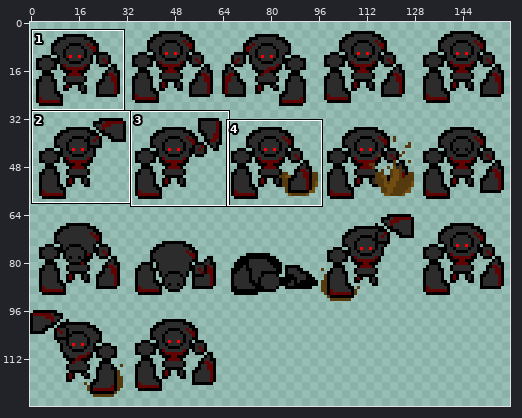
Sprite sheet, stored at game/img/enemies/MagmaGolemSheet.png. Above, an overview of the earlier version with the close-up marked.
Close-up. Before the edit:
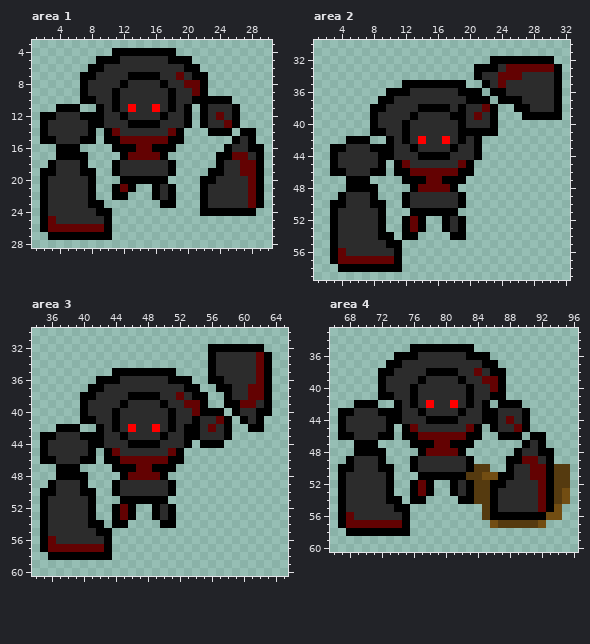
The file is 160x128 pixels. Shown: area 1: x 1..30, y 3..28; area 2: x 1..32, y 30..59; area 3: x 34..65, y 30..60; area 4: x 66..96, y 33..60. The commit also changed other parts of the picture, which this record leaves out.
After:
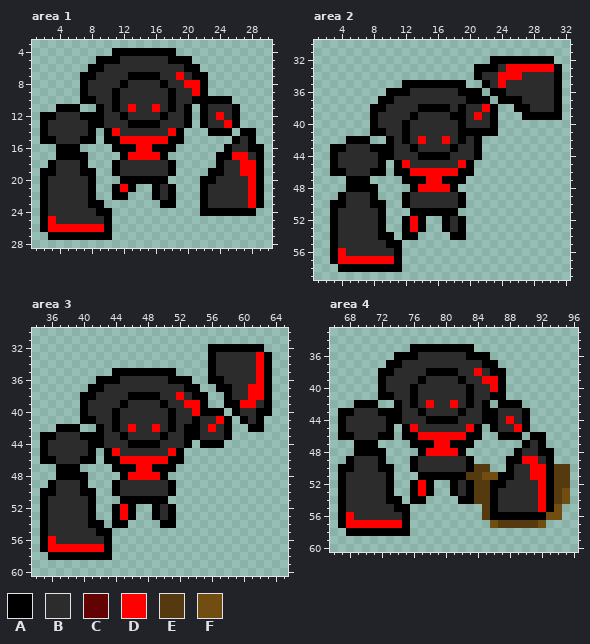
Palette (. is transparent): A #000000  B #2c2c2c  C #630202  D #ff0000  E #553a0f  F #724d12
Edits made:
--- area 1
@@ x 1..30 @@
  6 .......AABBBBBBBBBBAA.........
- 7 ......AABBBBAAAABBCBAA........
- 8 ......ABBBBABBBBABBCCA........
- 9 ......ABBBABBBBBBABBCA........
+ 7 ......AABBBBAAAABBDBAA........
+ 8 ......ABBBBABBBBABBDDA........
+ 9 ......ABBBABBBBBBABBDA........
 10 ......AABBABBBBBBABBAAAAA.....
 11 ...AAA..ABABDBBDBABA.ABBBA....
-12 .AABBBAAABBABBBBABBA.ABCBA....
-13 .ABBBBBAABBBAAAABBBA.ABBCA....
-14 .ABBBBBA.ACBBBBBBCA...AAA.AA..
-15 .AABBBAA.AACCCCCCAA......ABA..
-16 ...AAA....AAACCAAA......ABBAA.
-17 ...AAAA....ACCCCA......AACCBA.
-18 ..ABBBA...ABBBBBBA.....ABBCCA.
-19 .AABBBAA..ABBBBBBA....AABBCCA.
-20 .ABBBBBA...AAAAAA....AABBBBCA.
-21 .ABBBBBA..ACA..ABA...ABBBBBCA.
-22 .ABBBBBA..AA...ABA...ABBBBBCA.
-23 .ABBBBBAA.......AA...ABBBBBCA.
+12 .AABBBAAABBABBBBABBA.ABDBA....
+13 .ABBBBBAABBBAAAABBBA.ABBDA....
+14 .ABBBBBA.ADBBBBBBDA...AAA.AA..
+15 .AABBBAA.AADDDDDDAA......ABA..
+16 ...AAA....AAADDAAA......ABBAA.
+17 ...AAAA....ADDDDA......AADDBA.
+18 ..ABBBA...ABBBBBBA.....ABBDDA.
+19 .AABBBAA..ABBBBBBA....AABBDDA.
+20 .ABBBBBA...AAAAAA....AABBBBDA.
+21 .ABBBBBA..ADA..ABA...ABBBBBDA.
+22 .ABBBBBA..AA...ABA...ABBBBBDA.
+23 .ABBBBBAA.......AA...ABBBBBDA.
 24 .ABBBBBBAA...........AAAAAAA..
-25 .ACBBBBBBA....................
-26 .ACCCCCCCA....................
+25 .ADBBBBBBA....................
+26 .ADDDDDDDA....................
 27 ..AAAAAAAA....................
--- area 2
@@ x 19..32 @@
 32 ....AAAAAAAA..
-33 ..AAABCCCCCCA.
-34 ..ABBCCCBBBBA.
-35 A..ABCBBBBBBA.
+33 ..AAABDDDDDDA.
+34 ..ABBDDDBBBBA.
+35 A..ABDBBBBBBA.
 36 AAA.AABBBBBBA.
 37 BAAA.AAABBBBA.
-38 ABBCA..AABBBA.
-39 ABCBA...AAAAA.
+38 ABBDA..AABBBA.
+39 ABDBA...AAAAA.
 40 ABBBA.........
@@ x 10..21 @@
 44 ABBBAAAABBBA
-45 .ACBBBBBBCA.
-46 .AACCCCCCAA.
-47 ..AAACCAAA..
-48 ...ACCCCA...
+45 .ADBBBBBBDA.
+46 .AADDDDDDAA.
+47 ..AAADDAAA..
+48 ...ADDDDA...
 49 ..ABBBBBBA..
@@ x 2..15 @@
 51 .ABBBBBA...AAA
-52 .ABBBBBA..ACA.
-53 .ABBBBBA..ACA.
+52 .ABBBBBA..ADA.
+53 .ABBBBBA..ADA.
 54 .ABBBBBAA.AA..
 55 .ABBBBBBAA....
-56 .ACBBBBBBA....
-57 .ACCCCCCCA....
+56 .ADBBBBBBA....
+57 .ADDDDDDDA....
 58 ..AAAAAAAA....
--- area 3
@@ x 34..65 @@
 32 ......................AAAAAAA...
-33 ......................ABBBBBCA..
-34 ......................ABBBBBCA..
-35 ..........AAAAAAAA....ABBBBBCA..
-36 ........AAABBBBBBAAA..AABBBBCA..
-37 .......AABBBBBBBBBBAA..AABBCCA..
-38 ......AABBBBAAAABBCBAA..ABBCCA..
-39 ......ABBBBABBBBABBCCA..AACCBA..
-40 ......ABBBABBBBBBABBCAAA.ABBAA..
-41 ......AABBABBBBBBABBABBCA.ABA...
-42 ...AAA..ABABDBBDBABAABCBA..AA...
+33 ......................ABBBBBDA..
+34 ......................ABBBBBDA..
+35 ..........AAAAAAAA....ABBBBBDA..
+36 ........AAABBBBBBAAA..AABBBBDA..
+37 .......AABBBBBBBBBBAA..AABBDDA..
+38 ......AABBBBAAAABBDBAA..ABBDDA..
+39 ......ABBBBABBBBABBDDA..AADDBA..
+40 ......ABBBABBBBBBABBDAAA.ABBAA..
+41 ......AABBABBBBBBABBABBDA.ABA...
+42 ...AAA..ABABDBBDBABAABDBA..AA...
 43 .AABBBAAABBABBBBABBAABBBA.......
 44 .ABBBBBAABBBAAAABBBA.AAA........
-45 .ABBBBBA.ACBBBBBBCA.............
-46 .AABBBAA.AACCCCCCAA.............
-47 ...AAA....AAACCAAA..............
-48 ...AAAA....ACCCCA...............
+45 .ABBBBBA.ADBBBBBBDA.............
+46 .AABBBAA.AADDDDDDAA.............
+47 ...AAA....AAADDAAA..............
+48 ...AAAA....ADDDDA...............
 49 ..ABBBA...ABBBBBBA..............
@@ x 34..47 @@
 51 .ABBBBBA...AAA
-52 .ABBBBBA..ACA.
-53 .ABBBBBA..ACA.
+52 .ABBBBBA..ADA.
+53 .ABBBBBA..ADA.
 54 .ABBBBBAA.AA..
 55 .ABBBBBBAA....
-56 .ACBBBBBBA....
-57 .ACCCCCCCA....
+56 .ADBBBBBBA....
+57 .ADDDDDDDA....
 58 ..AAAAAAAA....
--- area 4
@@ x 82..88 @@
 37 BBBAA..
-38 BBCBAA.
-39 ABBCCA.
-40 BABBCA.
+38 BBDBAA.
+39 ABBDDA.
+40 BABBDA.
 41 BABBAA.
@@ x 66..96 @@
 43 .AABBBAAABBABBBBABBAABBBA......
-44 .ABBBBBAABBBAAAABBBAABCBA......
-45 .ABBBBBA.ACBBBBBBCA.ABBCA......
-46 .AABBBAA.AACCCCCCAA..AAA.AA....
-47 ...AAA....AAACCAAA......ABA....
-48 ...AAAA....ACCCCA......ABBAA...
-49 ..ABBBA...ABBBBBBA....AACCBA...
-50 .AABBBAA..ABBBBBBAEE..ABBCCAEE.
-51 .ABBBBBA...AAAAAAEEFFAABBCCAEE.
-52 .ABBBBBA..ACA..ABAEEAABBBBCAEE.
-53 .ABBBBBA..ACA..ABAEEABBBBBCAEF.
-54 .ABBBBBAA.AA....AAEEABBBBBCAEF.
-55 .ABBBBBBAA.........EABBBBBCAF..
-56 .ACBBBBBBA.........EAAAAAAAFF..
-57 .ACCCCCCCA..........FEEEEEF....
+44 .ABBBBBAABBBAAAABBBAABDBA......
+45 .ABBBBBA.ADBBBBBBDA.ABBDA......
+46 .AABBBAA.AADDDDDDAA..AAA.AA....
+47 ...AAA....AAADDAAA......ABA....
+48 ...AAAA....ADDDDA......ABBAA...
+49 ..ABBBA...ABBBBBBA....AADDBA...
+50 .AABBBAA..ABBBBBBAEE..ABBDDAEE.
+51 .ABBBBBA...AAAAAAEEFFAABBDDAEE.
+52 .ABBBBBA..ADA..ABAEEAABBBBDAEE.
+53 .ABBBBBA..ADA..ABAEEABBBBBDAEF.
+54 .ABBBBBAA.AA....AAEEABBBBBDAEF.
+55 .ABBBBBBAA.........EABBBBBDAF..
+56 .ADBBBBBBA.........EAAAAAAAFF..
+57 .ADDDDDDDA..........FEEEEEF....
 58 ..AAAAAAAA.....................
